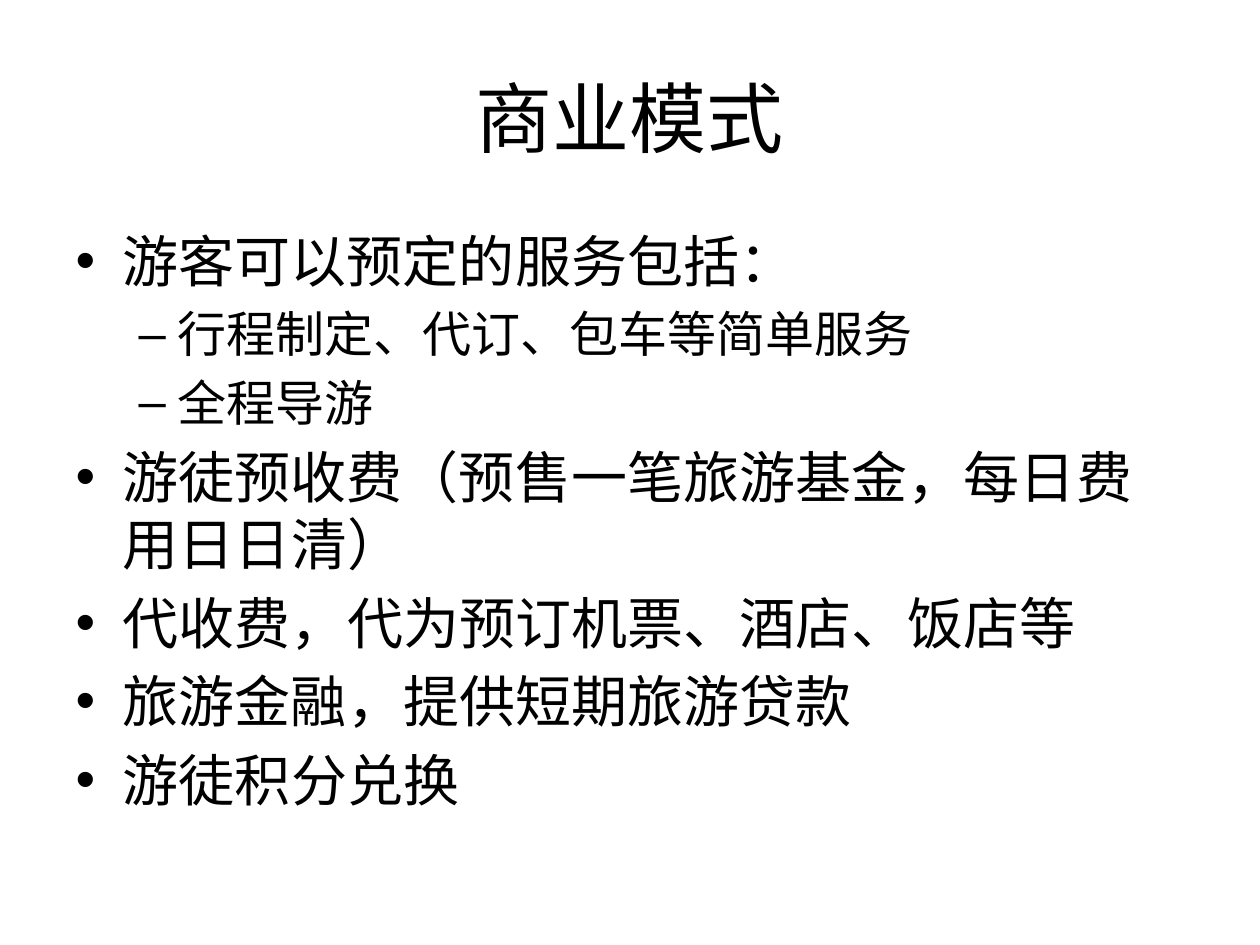
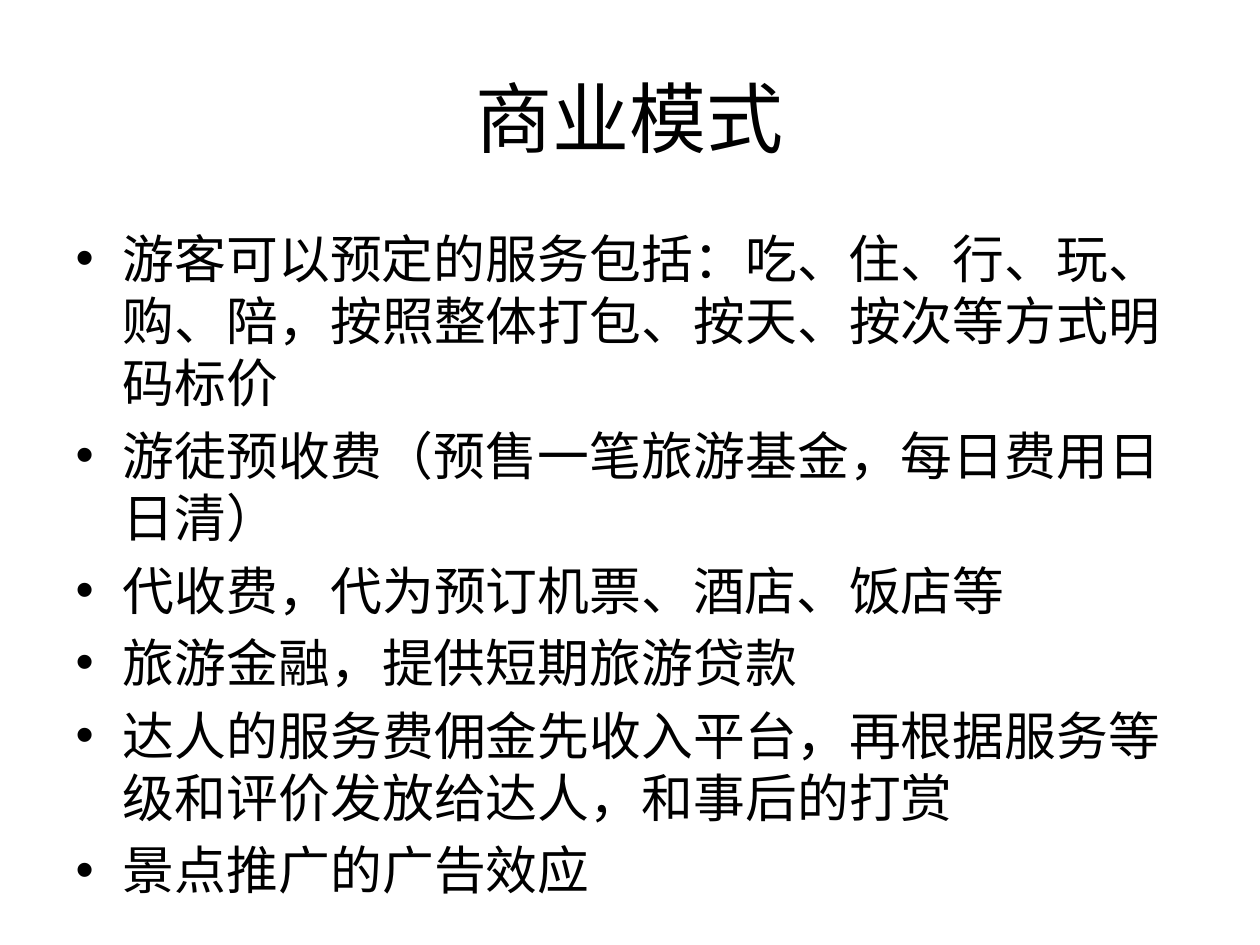
Before and after one commit to Yourtour/yt, a slide deck: slide 18 of yourtour/documents/business/YourTour BP 2.0.pptx (slide 17 before the commit). Drawn at 1260x945 pixels with LibreOffice and Linux fonts; fonts in the diff are those of the drawing. Boxes give left, top, right and bottom in pixels: in the first picture for what was removed or moved away, otherwise in the second. Text is boxed around its words. In the diff, an @@ line names an element or a change of style, - is before the commit and + after.

```diff
--- a/yourtour/documents/business/YourTour BP 2.0.pptx
+++ b/yourtour/documents/business/YourTour BP 2.0.pptx
@@ text at <box>123,234,1160,407</box>: text changed; size 28 to 29.6 pt @@
-• 游客可以预定的服务包括：
-  – 行程制定、代订、包车等简单服务
-  – 全程导游
+• 游客可以预定的服务包括：吃、住、行、玩、购、陪，按照整体打包、按天、按次等方式明码标价
@@ text at <box>123,431,1160,688</box>: size 32 to 29.6 pt in "游徒预收费（预售一笔旅游基金，每日费用日日清）", "代收费，代为预订机票、酒店、饭店等", "旅游金融，提供短期旅游贷款" @@
@@ text at <box>123,711,1160,823</box>: text changed; size 32 to 29.6 pt @@
-• 游徒积分兑换
+• 达人的服务费佣金先收入平台，再根据服务等级和评价发放给达人，和事后的打赏
+• 景点推广的广告效应
```
Also in this commit, not shown: 12 other slides changed, 3 slides added, 2 other files.
